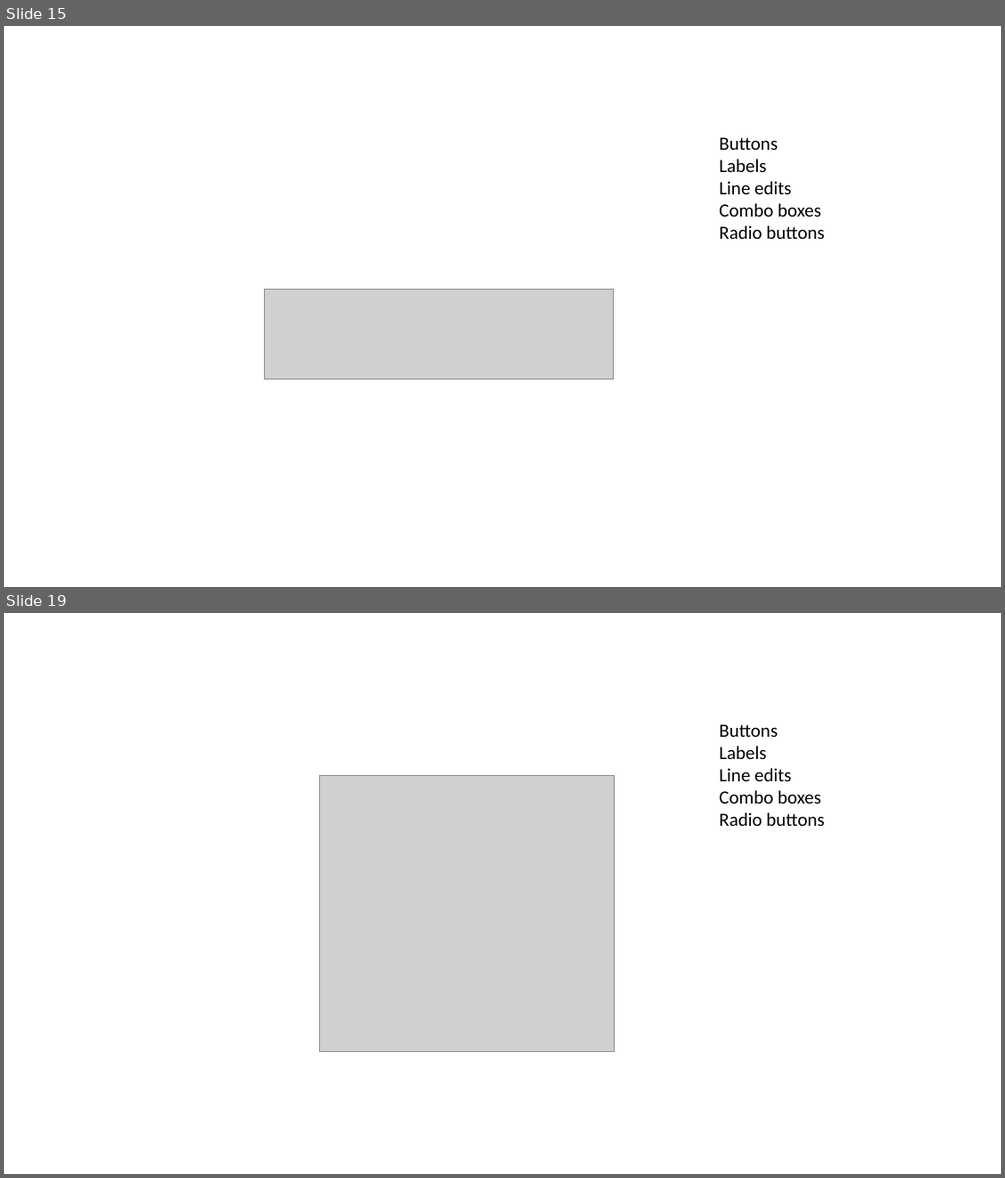
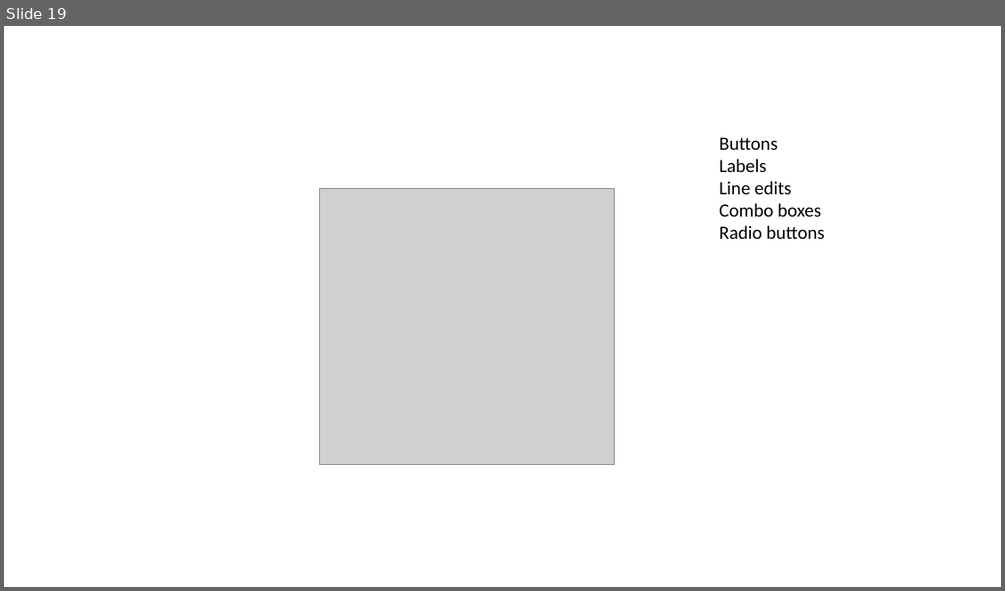
Before and after one commit to mmaleki92/python_teaching, a slide deck: gui/pyqt_start.pptx. Shown one above the other, each under a label of ours: slides 15 and 19 before the commit, slide 19 after it; the slides between them are not shown. The pictures are 1005x1178 and 1005x591 pixels, drawn with LibreOffice and Linux fonts; fonts in the diff are those of the drawing; grey boxes stand for pictures. Boxes give left, top, right and bottom in pixels: in the first picture for what was removed or moved away, otherwise in the second. Text is boxed around its words. In the diff, an @@ line names an element or a change of style, - is before the commit and + after.

```diff
--- a/gui/pyqt_start.pptx
+++ b/gui/pyqt_start.pptx
@@ slide 15 removed at <box>4,26,1001,587</box>, background #FFFFFF @@
@@ text removed at <box>719,137,824,239</box> @@
-Buttons
-Labels
-Line edits
-Combo boxes
-Radio buttons
@@ picture removed at <box>264,289,615,379</box> @@
```
Also in this commit, not shown: 5 slides changed, 2 slides added, 1 other slide removed, 2 other files.
